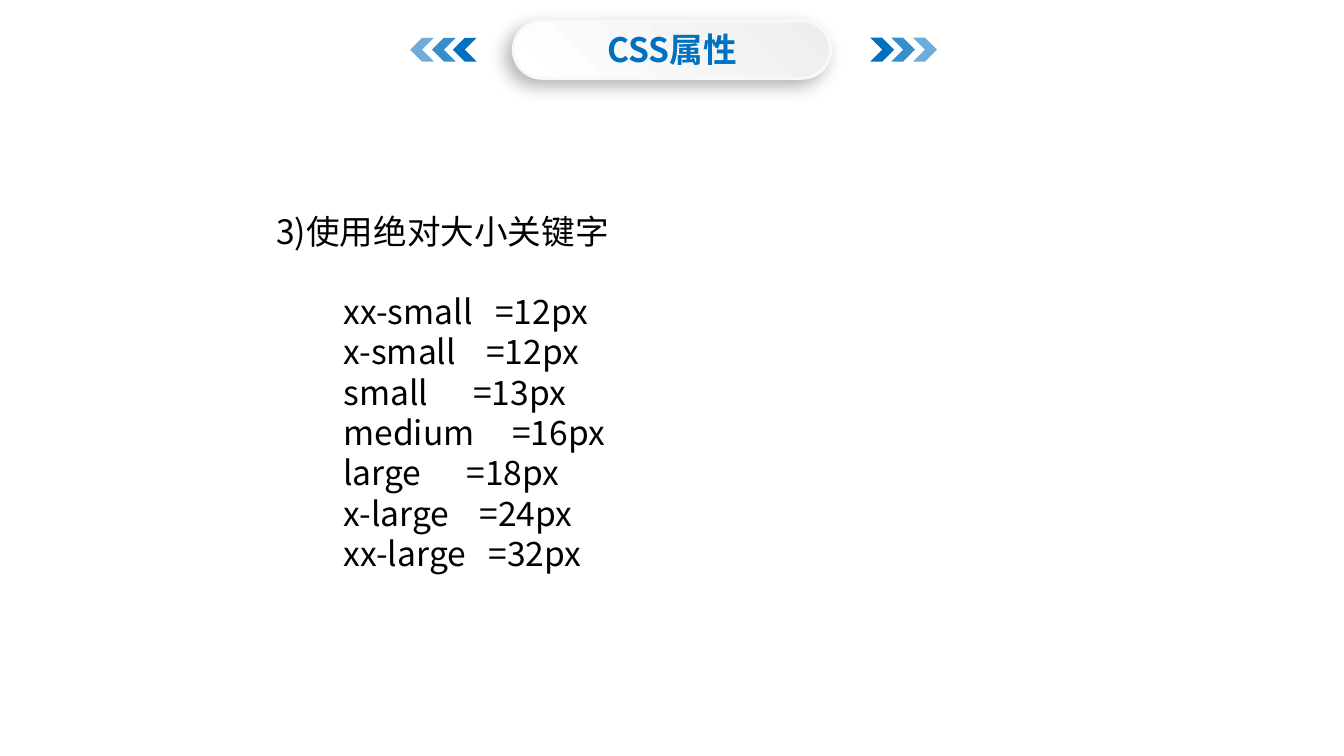
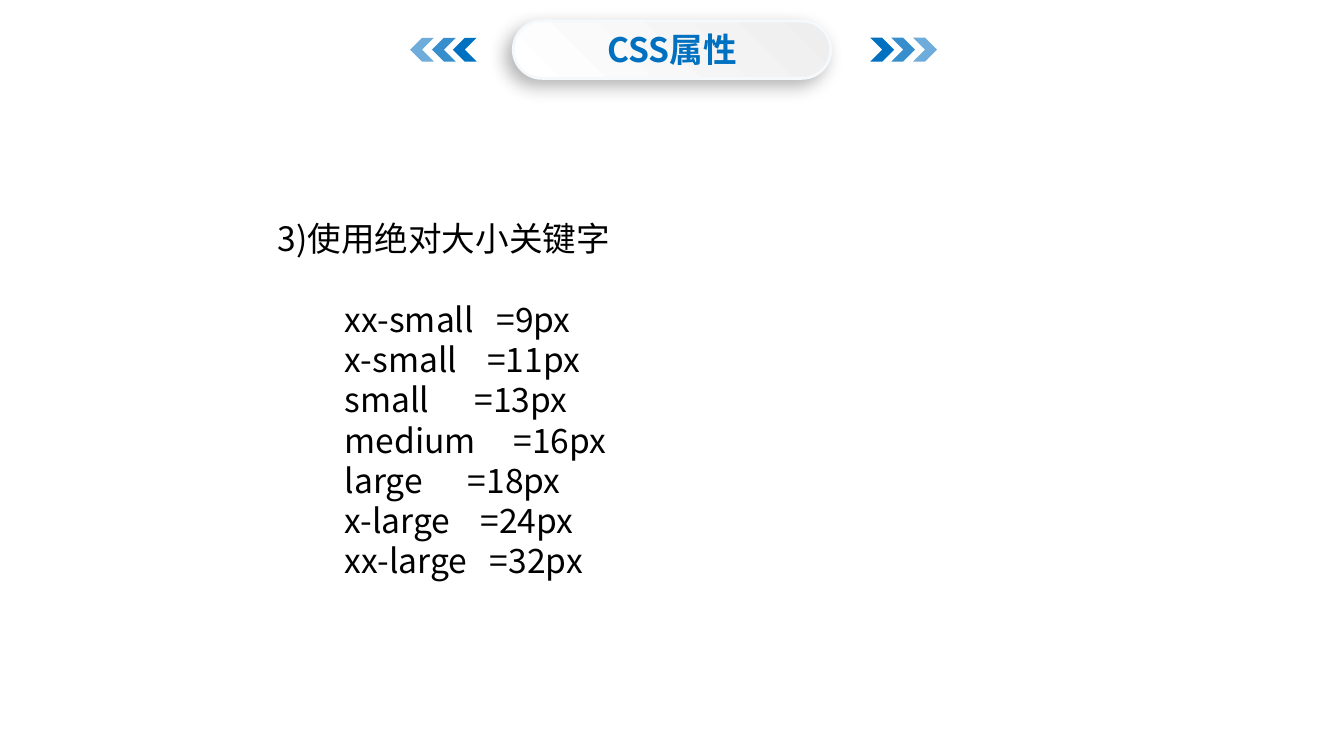
Before and after one commit to menglaoda/webA4, a slide deck: slide 8 of PPT/CSS/02css属性.pptx. Drawn at 1344x756 pixels with LibreOffice and Linux fonts; fonts in the diff are those of the drawing; background and template pictures are left out. Boxes give left, top, right and bottom in pixels: in the first picture for what was removed or moved away, otherwise in the second. Text is boxed around its words. In the diff, an @@ line names an element or a change of style, - is before the commit and + after.

```diff
--- a/PPT/CSS/02css属性.pptx
+++ b/PPT/CSS/02css属性.pptx
@@ text "3)使用绝对大小关键字": place and size @@
-text "3)使用绝对大小关键字" at (276, 215, 608, 575)
+text "3)使用绝对大小关键字" at (277, 222, 609, 582)
@@ text at (345, 305, 580, 380): text changed @@
-  xx-small =12px
-  x-small =12px
+  xx-small =9px
+  x-small =11px
```
Also in this commit, not shown: 1 other file.
